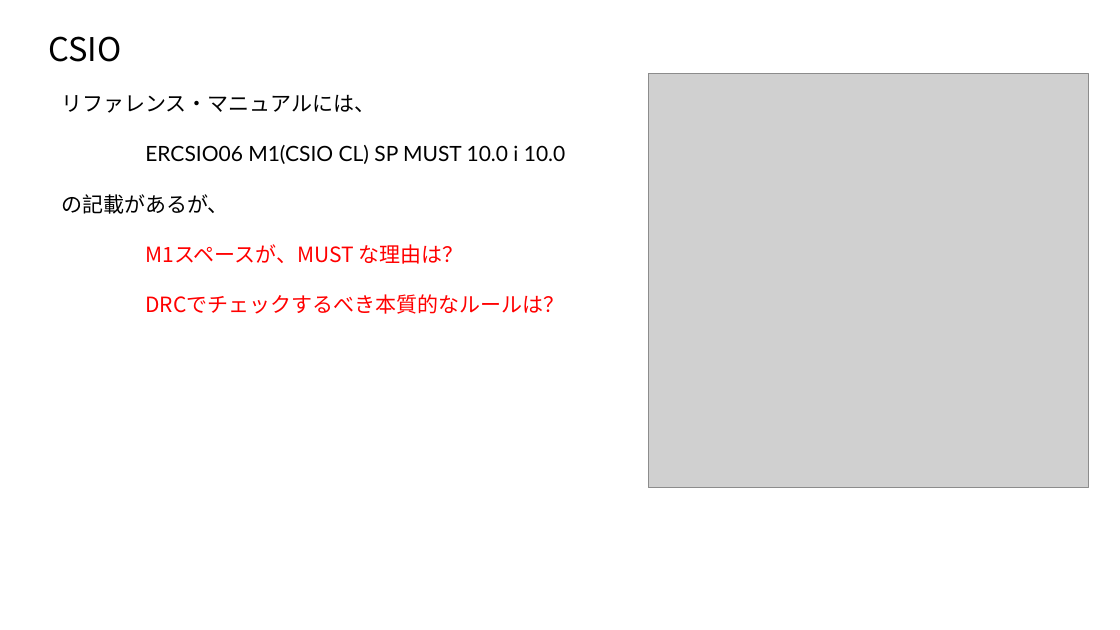
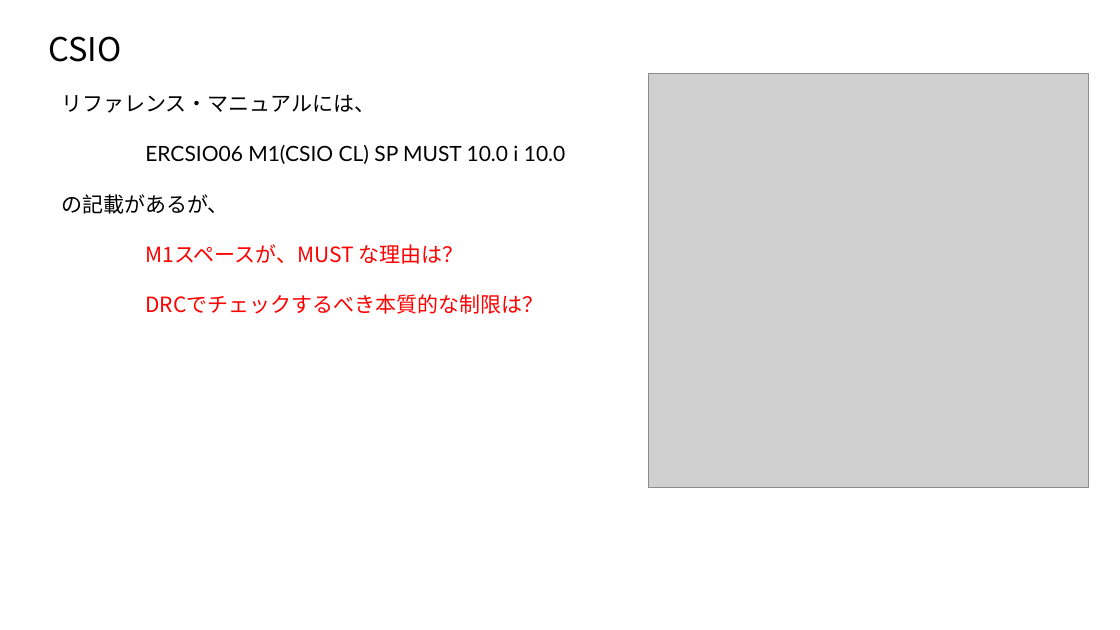
Before and after one commit to H-Ojiro/TR-1um, a slide deck: slide 19 of Document/TR-1um_DRC_summary.pptx. Drawn at 1120x630 pixels with LibreOffice and Linux fonts; fonts in the diff are those of the drawing; grey boxes stand for pictures. Boxes give left, top, right and bottom in pixels: in the first picture for what was removed or moved away, otherwise in the second. Text is boxed around its words. In the diff, an @@ line names an element or a change of style, - is before the commit and + after.

```diff
--- a/Document/TR-1um_DRC_summary.pptx
+++ b/Document/TR-1um_DRC_summary.pptx
@@ text at [145, 294, 543, 314]: text changed @@
-DRCでチェックするべき本質的なルールは？
+DRCでチェックするべき本質的な制限は？
```
Also in this commit, not shown: 4 other slides changed, 1 slide added, 7 other files.
